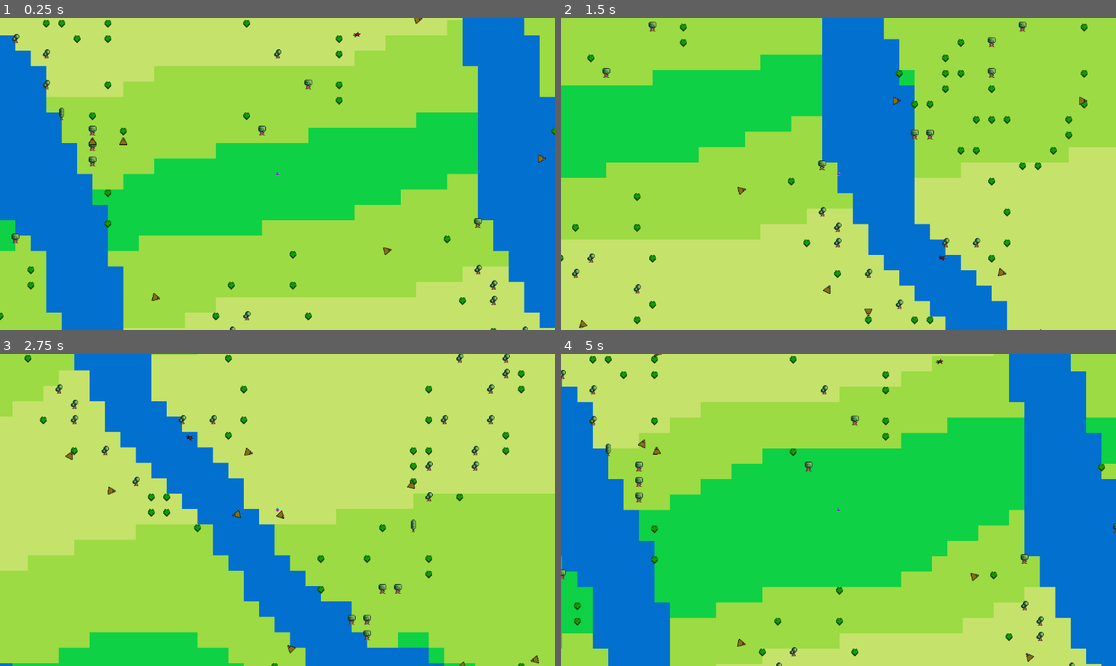
Above: before the commit, frames 1-4 (two rows, left to right).
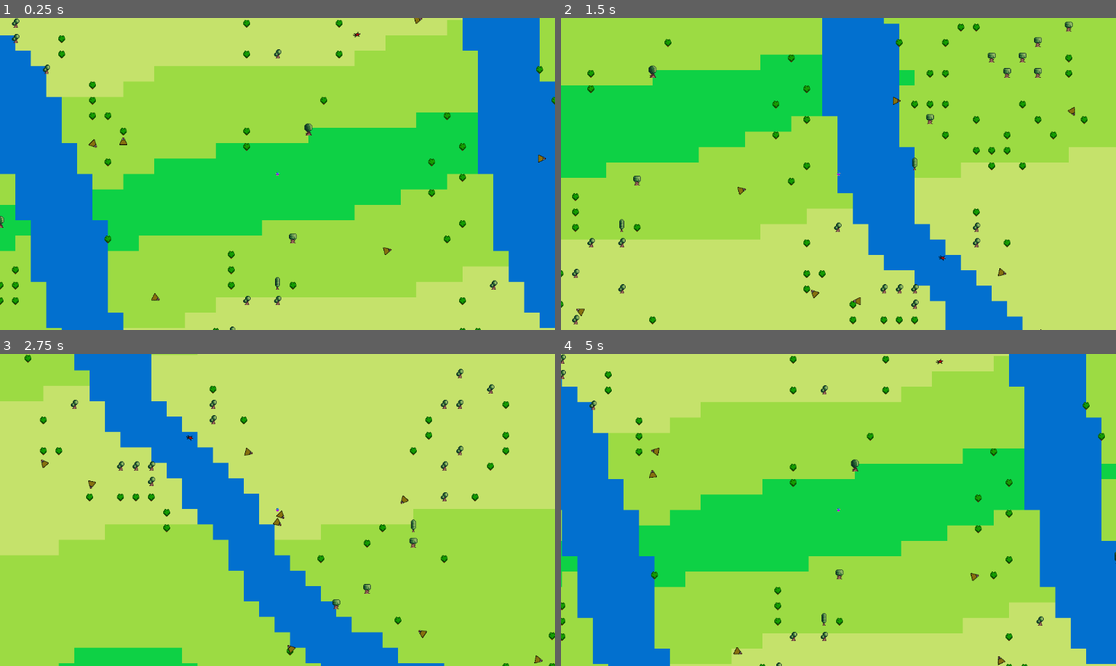
Above: after the commit, the same moments.

Repository: JimBimBomBom/Bakalarka---CLEAN
Game: Godot game, scene res://SCENES/world_scene.tscn
Two runs of this game, one before a commit and one after it. Both use one fixed random seed, a clock stepped at 60 frames per second and the inputs below.
Inputs:
- Up to frame 1 (0.25 s): no input
- Up to frame 2 (1.5 s): hold Right (ui_right) 0.53-1.28 s; hold Down (ui_down) from 1.28 s (still down)
- Up to frame 3 (2.75 s): release Down (ui_down) at 2.03 s; hold Right (ui_right) from 2.03 s (still down)
- Up to frame 4 (5 s): release Right (ui_right) at 2.78 s; hold Up (ui_up) 2.78-3.53 s; hold Left (ui_left) from 3.53 s (still down)

The runs differ from the first frame. In frame 1, 4.3% of the frame differs, in the area x 0-100%, y 0-100%; in frame 2, 4.6%; in frame 3, 8.8%; in frame 4, 20%.

Commit message:
Weather and such

Diff:
--- a/Simulation/SCRIPTS/Global/World_Variables.gd
+++ b/Simulation/SCRIPTS/Global/World_Variables.gd
@@ -38,7 +38,7 @@
 
 #World settings:
 var hours_in_day : float = 2
-var days_in_week : int = 1
+var days_in_week : int = 4
 var weeks_in_season : int = 4
 
 var velocity_start_point = 0.3
--- a/Simulation/SCRIPTS/NPC_FSM/Animal.gd
+++ b/Simulation/SCRIPTS/NPC_FSM/Animal.gd
@@ -125,7 +125,7 @@
 func filter_animals_by_danger() -> Array[Animal]:
 	var dangerous_animals : Array[Animal]
 	for animal in detected_animals:
-		if vore_type == World.Vore_Type.HERBIVORE and animal.vore_type == World.Vore_Type.CARNIVORE:
+		if animal.is_in_group(World.animal_group) and vore_type == World.Vore_Type.HERBIVORE and animal.vore_type == World.Vore_Type.CARNIVORE:
 			dangerous_animals.append(animal)
 	return dangerous_animals
 
--- a/Simulation/SCRIPTS/World_Generation/TileMap.gd
+++ b/Simulation/SCRIPTS/World_Generation/TileMap.gd
@@ -28,7 +28,7 @@
 func generate_world():
 	World.temperature = generate_map(World.fast_noise, 0.005, 10, 0.3)
 	World.moisture = generate_map(World.fast_noise, 0.01, 5, 0.3)
-	World.altitude = generate_map(World.fast_noise, 0.005, 10, 0.3)
+	World.altitude = generate_map(World.fast_noise, 0.005, 3, 0.3)
 	set_tiles()
 
 func set_tiles():
